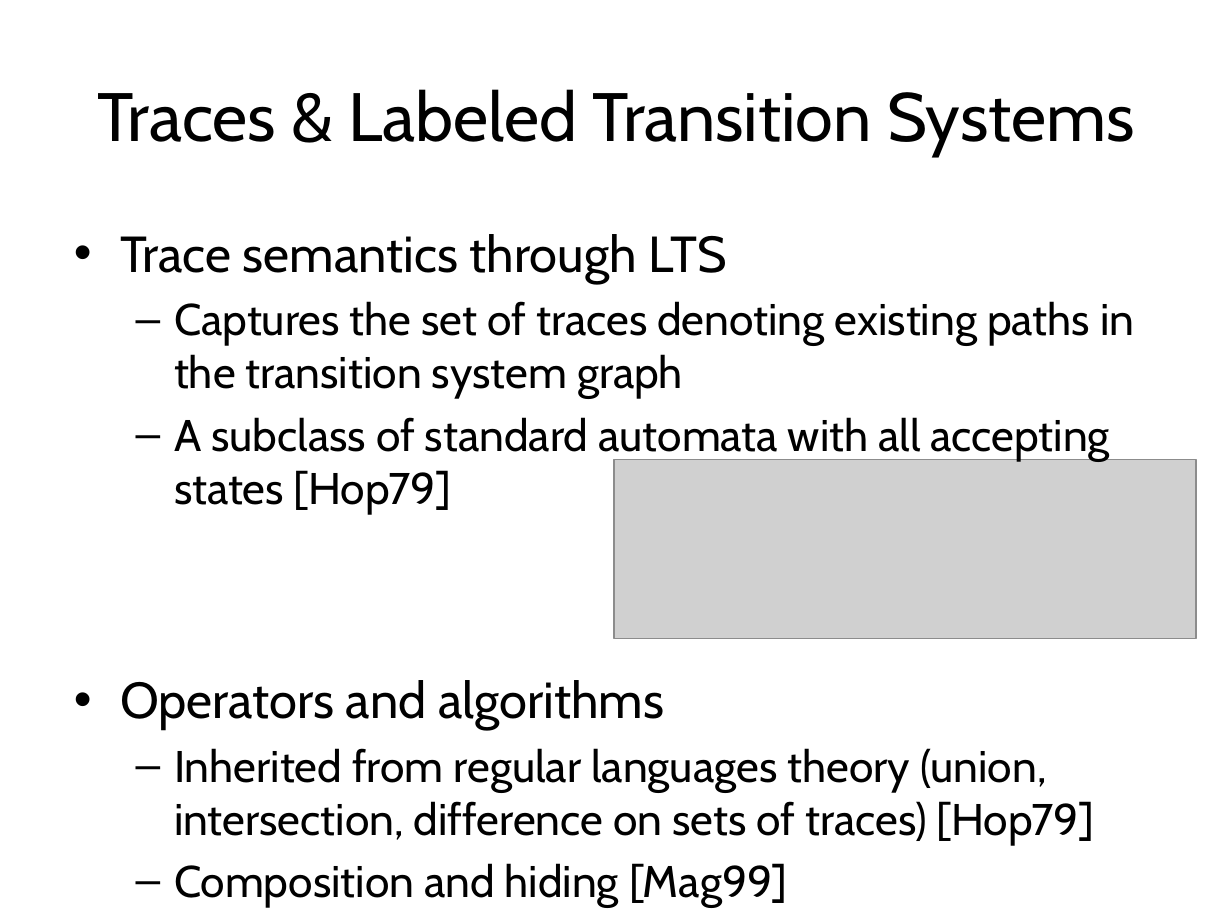
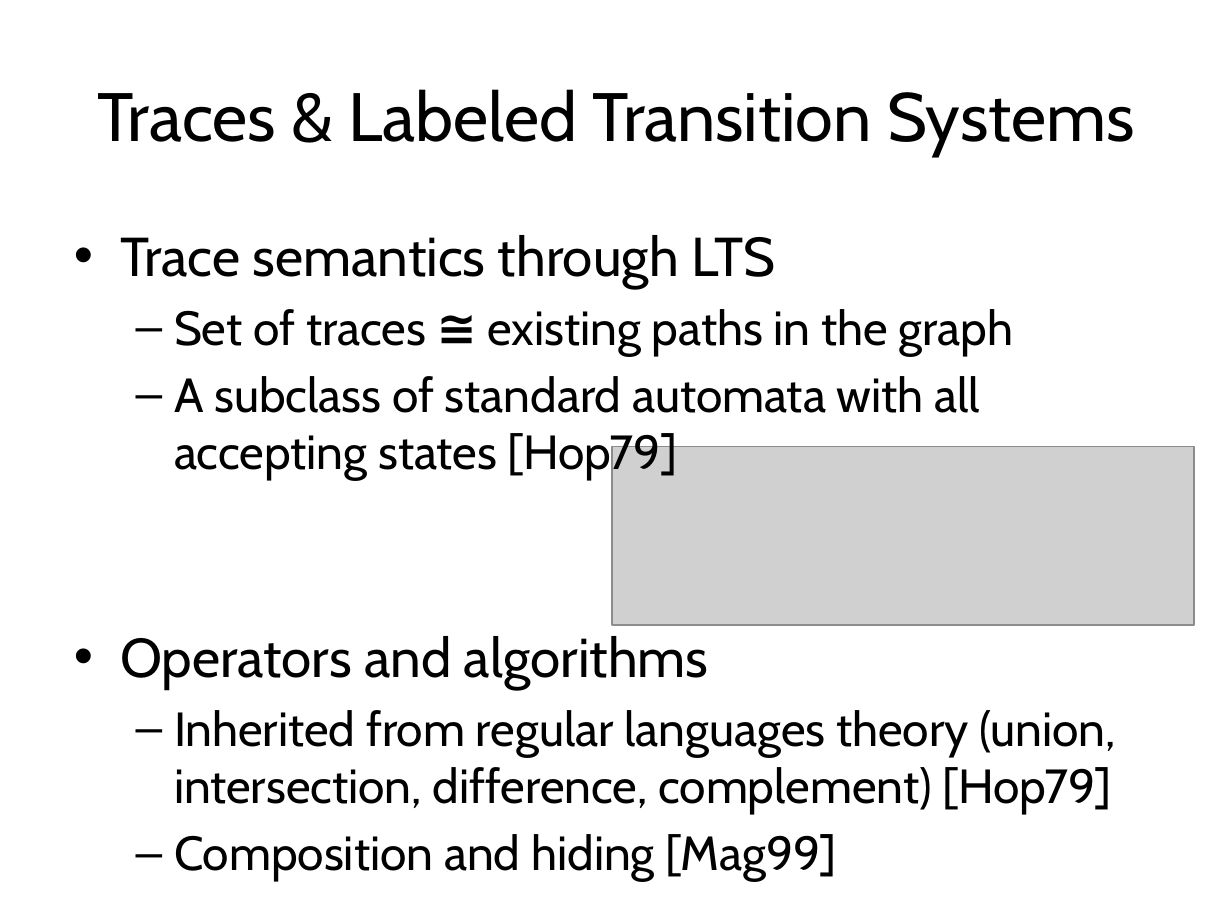
Before and after one commit to blambeau/phd, a slide deck: slide 12 of private-defense/slides.pptx. Drawn at 1232x924 pixels with LibreOffice and Linux fonts; fonts in the diff are those of the drawing; grey boxes stand for pictures. Boxes give left, top, right and bottom in pixels: in the first picture for what was removed or moved away, otherwise in the second. Text is boxed around its words. In the diff, an @@ line names an element or a change of style, - is before the commit and + after.

```diff
--- a/private-defense/slides.pptx
+++ b/private-defense/slides.pptx
@@ text at bbox=[120, 235, 981, 882]: size 29.6 to 32 pt in "Trace semantics through LTS", "Operators and algorithms"; size 25.9 to 28 pt in "A subclass of standard automata with all ...", "Composition and hiding [Mag99]"; more space between paragraphs @@
@@ text at bbox=[174, 309, 1013, 356]: text changed; size 25.9 to 28 pt @@
-  – Captures the set of traces denoting existing paths in the transition system graph
+  – Set of traces ≅ existing paths in the graph
@@ picture: place and size @@
-picture at bbox=[614, 460, 1195, 638]
+picture at bbox=[612, 446, 1194, 625]
@@ text at bbox=[174, 710, 1116, 815]: text changed; size 25.9 to 28 pt @@
-  – Inherited from regular languages theory (union, intersection, difference on sets of traces) [Hop79]
+  – Inherited from regular languages theory (union, intersection, difference, complement) [Hop79]
```
Also in this commit, not shown: 12 other slides changed, 12 slides added, 6 slides removed.
